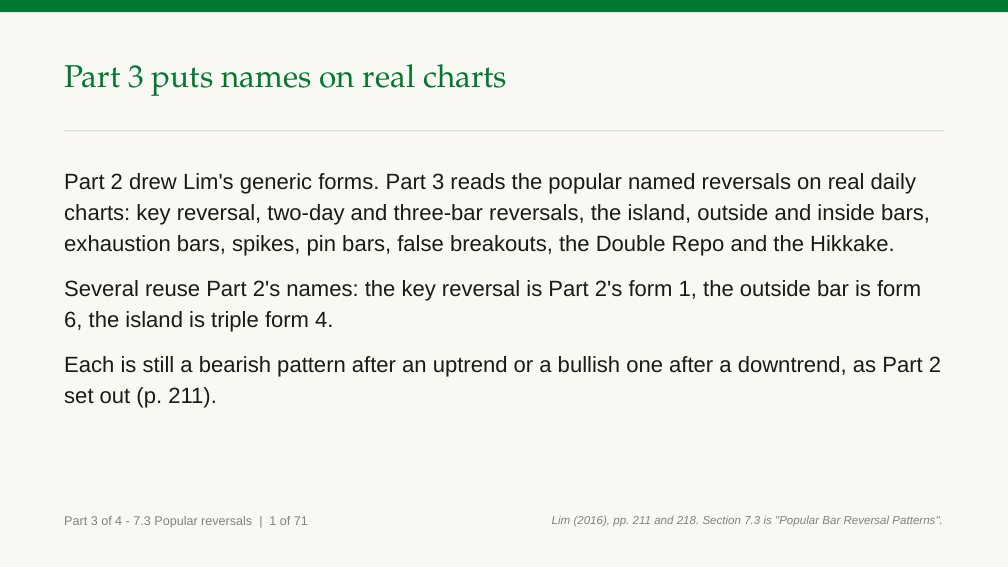
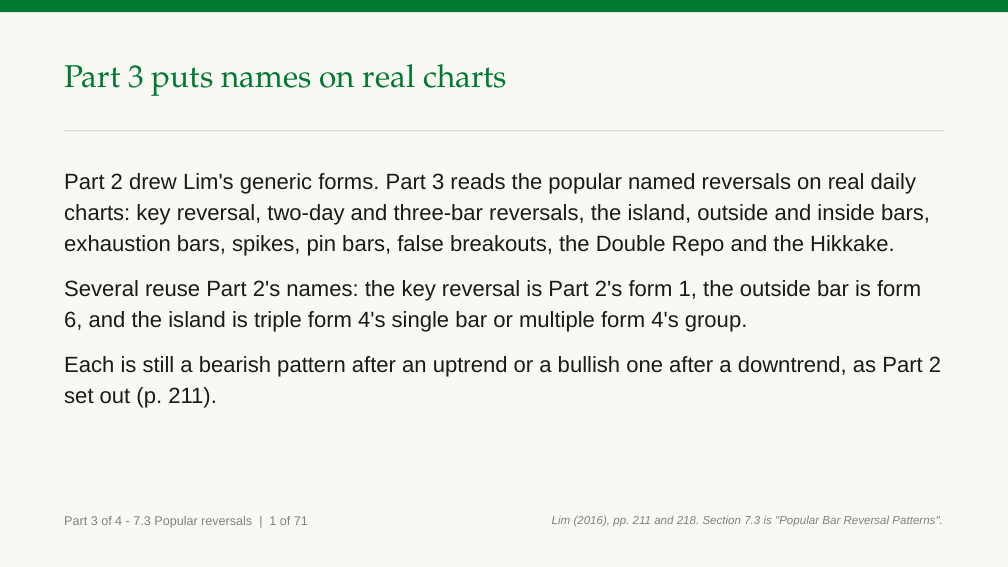
Before and after one commit to benjiesotelo-sudo/Telos_FIN1209, a slide deck: slide 152 of chapter-07/FIN1209-Chapter-07.pptx. Drawn at 1008x567 pixels with LibreOffice and Linux fonts; fonts in the diff are those of the drawing. Boxes give left, top, right and bottom in pixels: in the first picture for what was removed or moved away, otherwise in the second. Text is boxed around its words. In the diff, an @@ line names an element or a change of style, - is before the commit and + after.

```diff
--- a/chapter-07/FIN1209-Chapter-07.pptx
+++ b/chapter-07/FIN1209-Chapter-07.pptx
@@ text at <box>64,280,921,332</box>: text changed @@
-Several reuse Part 2's names: the key reversal is Part 2's form 1, the outside bar is form 6, the island is triple form 4.
+Several reuse Part 2's names: the key reversal is Part 2's form 1, the outside bar is form 6, and the island is triple form 4's single bar or multiple form 4's group.
```
Also in this commit, not shown: 9 other slides changed, 3 other files.
